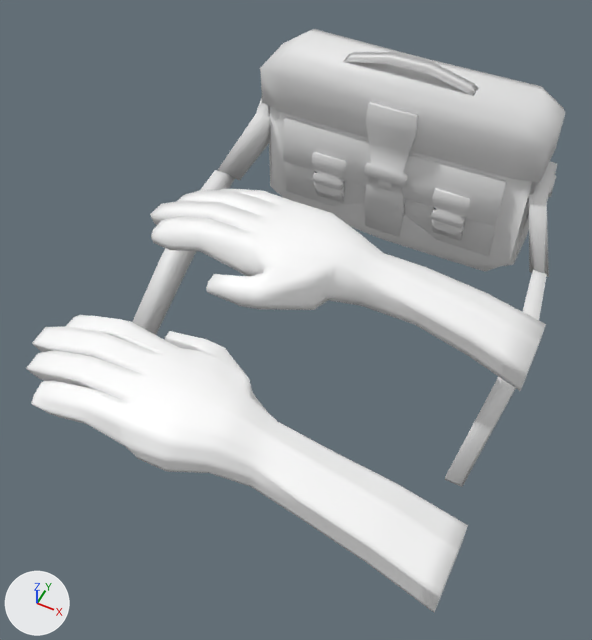
A saved change to the Blender file NotesOfCitrus/Assets/Blender/blend/playerHands.blend.
One viewpoint serves both versions: a camera (50 mm lens) standing at (4.99, -10.27, 11.01) and looking at (-0.04, -0.21, -1.56). Every picture has the same lights, and +X, +Y and +Z are marked at lower left.

In view in the first picture: 'BagBottom', 'BagTop', 'Hand.L', 'Hand.R'.
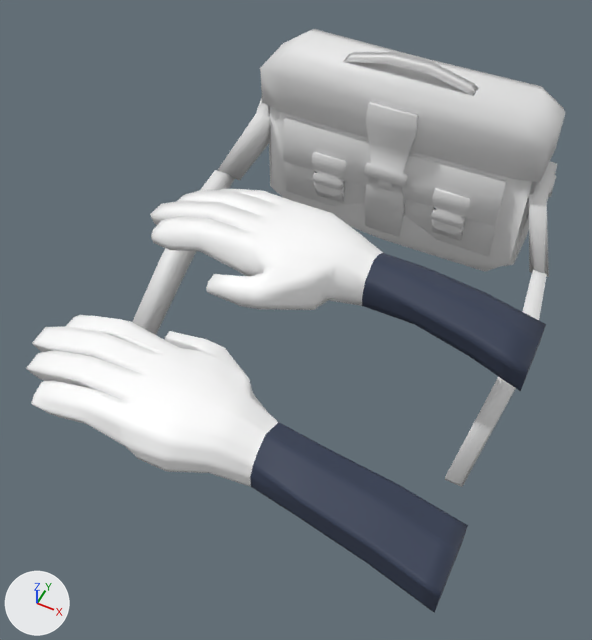
Diff of the bpy script that builds the scene:
```diff
--- a/NotesOfCitrus/Assets/Blender/blend/playerHands.blend.py
+++ b/NotesOfCitrus/Assets/Blender/blend/playerHands.blend.py
@@ img_colour_png_001 @@
+img_colour_png_001 = load_image('Colour.png.001', '../../Texture/Colour.png', 83, 346, 'sRGB')
@@ mat_material @@
 mat_material = principled_material('Material')
-mat_material.texture = img_colour_png
+mat_material.texture = img_colour_png_001
@@ me_cube @@
 me_cube.from_pydata(...)  # 211 vertices, 211 faces; spans x -3.26..4.62, y -1.14..1.42, z -1.09..0.7
 # used by ob_hand_l; location = (0.02, -4.0, 0.0)
+# me_cube part 1: texture (UV) coordinates of 44 of 211 faces, centred in x 1.81..4.62, y -0.89..0.33, z -0.94..0.35, changed; they spanned u 0.16..0.16, v 0.45..0.45 and now span u 0.3..0.3, v 0.81..0.81
 me_cube.materials.append(mat_material)
@@ me_cube_002 @@
 me_cube_002.from_pydata(...)  # 211 vertices, 211 faces; spans x -3.26..4.62, y -1.42..1.14, z -1.09..0.7
 # used by ob_hand_r; location = (0.0, 0.0, 0.0)
+# me_cube_002 part 2: texture (UV) coordinates of 44 of 211 faces, centred in x 1.81..4.62, y -0.33..0.89, z -0.94..0.35, changed; they spanned u 0.16..0.16, v 0.45..0.45 and now span u 0.3..0.3, v 0.81..0.81
 me_cube_002.materials.append(mat_material)
```

Pixel boxes (x1, y1, x2, y2) of what changed, in the pictures (592 x 640 px):
'Hand.L', surface changed (white to blue)
    both: (247, 419, 468, 613)
'Hand.R', surface changed (white to blue)
    both: (359, 250, 546, 391)
part 1 of me_cube, surface changed (white to blue)
    both: (250, 422, 468, 613)
part 2 of me_cube_002, surface changed (white to blue)
    both: (362, 253, 546, 391)
